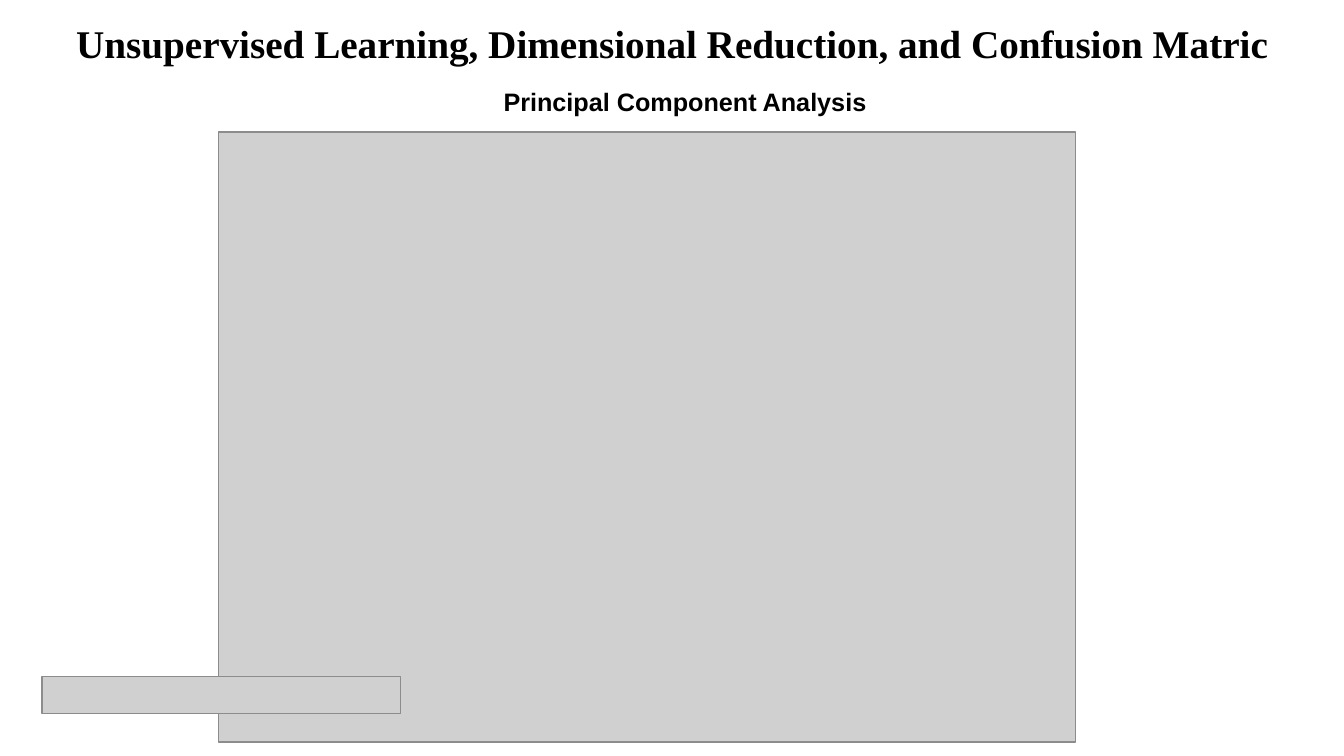
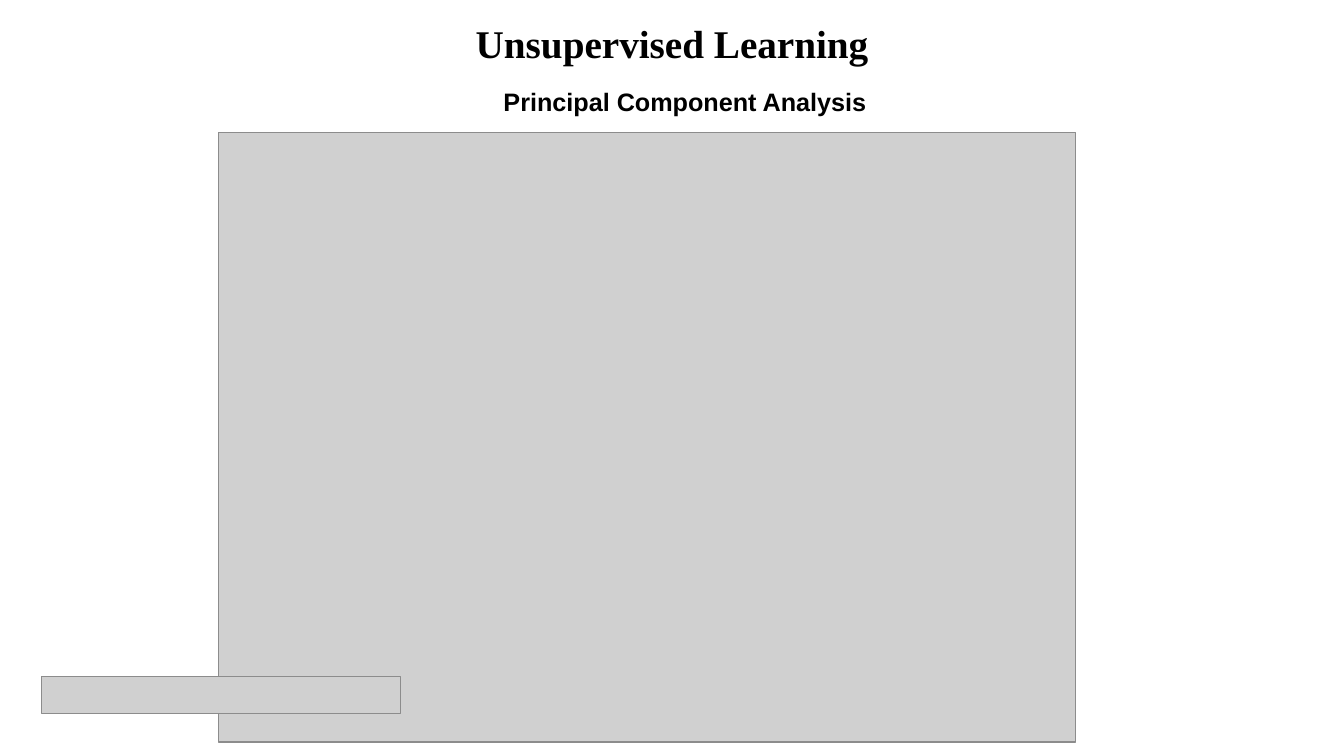
Before and after one commit to MichiganDataScienceTeam/W26-MDST-Project_Heart-Failure-Survival-Analysis, a slide deck: slide 9 of slides/Final Presentation.pptx (slide 11 before the commit). Drawn at 1344x756 pixels with LibreOffice and Linux fonts; fonts in the diff are those of the drawing; grey boxes stand for pictures. Boxes give left, top, right and bottom in pixels: in the first picture for what was removed or moved away, otherwise in the second. Text is boxed around its words. In the diff, an @@ line names an element or a change of style, - is before the commit and + after.

```diff
--- a/slides/Final Presentation.pptx
+++ b/slides/Final Presentation.pptx
@@ text at <box>476,30,868,65</box>: text changed @@
-Unsupervised Learning, Dimensional Reduction, and Confusion Matric
+Unsupervised Learning
```
Also in this commit, not shown: 9 other slides changed, 4 slides added, 4 slides removed.
